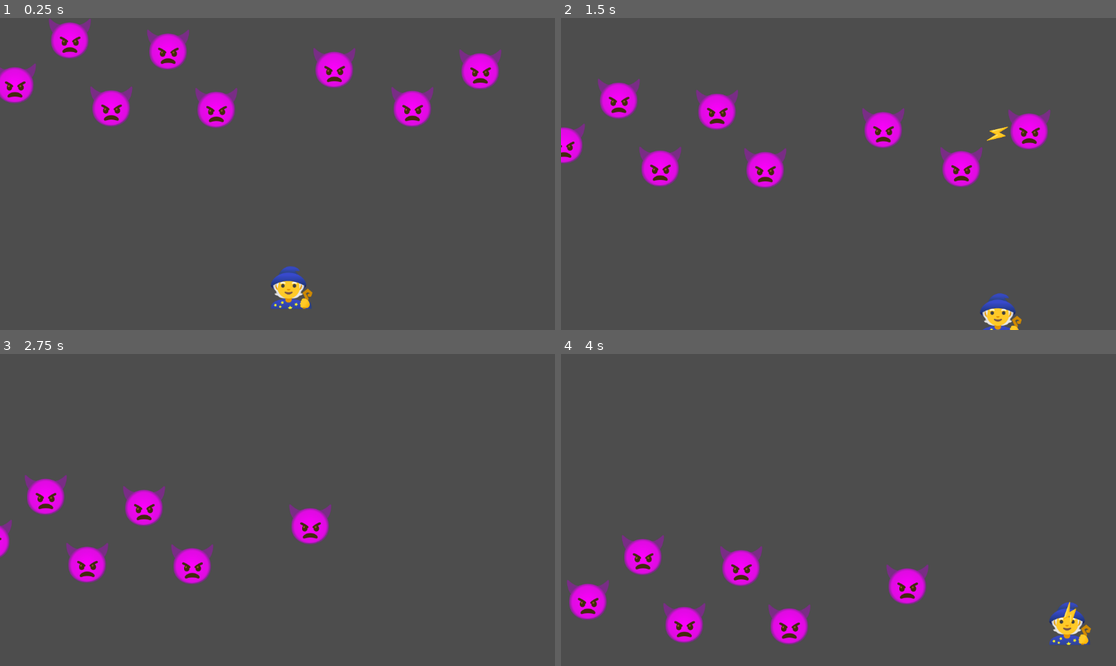
Above: before the commit, frames 1-4 (two rows, left to right).
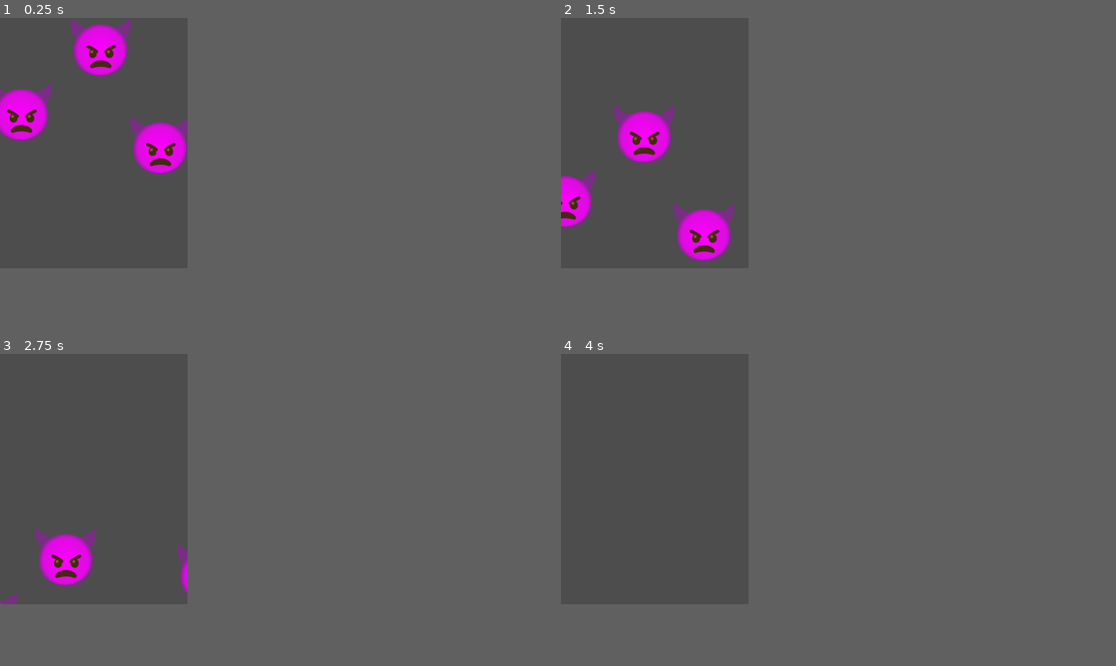
Above: after the commit, the same moments.

Repository: FellowshipOfTheGame/Shmup
Game: Godot game, scene res://Scenes/game.tscn
Same seed, same stepped clock (60 frames per second), same inputs: the game is played once before the commit and once after it.
Inputs:
- Up to frame 1 (0.25 s): no input
- Up to frame 2 (1.5 s): tap Enter (ui_accept) at 0.5, 0.77 s; hold D (right) 0.53-1.28 s; hold S (down) from 1.28 s (still down)
- Up to frame 3 (2.75 s): tap Enter (ui_accept) at 1.52 s; release S (down) at 2.03 s; hold D (right) from 2.03 s (still down)
- Up to frame 4 (4 s): release D (right) at 2.78 s; hold W (up) 2.78-3.53 s; tap Enter (ui_accept) at 3.02, 3.77 s; hold A (left) from 3.53 s (still down)
In our replay, the window is 799x449 before the commit and 270x360 after it. These sizes can differ from the game's own. Grey fills any space a smaller window leaves; there, only what the larger window draws over its background counts as a difference.

The runs differ from the first frame. In frame 1, 10% of the frame differs, in the area x 0-91%, y 0-94%; in frame 2, 9.6%; in frame 3, 4.7%; in frame 4, 5.0%.

Commit message:
Background com Parallax
Z-index e diferença de velocidade entre camadas funcionando, diferença de cor e tilemap layers ainda para ser adicionado.
Viewport alterado para 270x360 (3x4). Quando tivermos uma ideia melhor da UI e da resolução esperada, isto será revisado.

Diff:
--- /dev/null
+++ b/Scenes/background.gd
@@ -0,0 +1,6 @@
+extends ParallaxBackground
+
+@export var scroll_speed: Vector2 = Vector2(0, 50)
+
+func _process(delta):
+	scroll_offset += scroll_speed * delta
--- /dev/null
+++ b/Scenes/background.tscn
@@ -0,0 +1,53 @@
+[gd_scene load_steps=6 format=3 uid="uid://va2f6tp714k8"]
+
+[ext_resource type="Script" uid="uid://dorw0fotptiio" path="res://Scenes/background.gd" id="1_pojwb"]
+[ext_resource type="Texture2D" uid="uid://dk8dwvyc6636d" path="res://Assets/backgrounds/moon_sky.png" id="1_sn1xx"]
+[ext_resource type="Texture2D" uid="uid://c0pqk18pv6vft" path="res://Assets/backgrounds/moon_back.png" id="3_ltlj5"]
+[ext_resource type="Texture2D" uid="uid://4mwyusrflxow" path="res://Assets/backgrounds/moon_mid.png" id="4_rymcx"]
+[ext_resource type="Texture2D" uid="uid://b2kytir3agxnn" path="res://Assets/backgrounds/moon_front.png" id="5_42s4r"]
+
+[node name="Background" type="ParallaxBackground"]
+script = ExtResource("1_pojwb")
+
+[node name="Void" type="ParallaxLayer" parent="."]
+motion_scale = Vector2(0.25, 0.25)
+motion_mirroring = Vector2(0, 475)
+
+[node name="Sprite2D" type="Sprite2D" parent="Void"]
+position = Vector2(250, 0)
+rotation = 1.5708
+scale = Vector2(0.25, 0.25)
+texture = ExtResource("1_sn1xx")
+centered = false
+
+[node name="Back" type="ParallaxLayer" parent="."]
+motion_scale = Vector2(0.5, 0.5)
+motion_mirroring = Vector2(0, 950)
+
+[node name="Sprite2D" type="Sprite2D" parent="Back"]
+position = Vector2(250, 0)
+rotation = 1.5708
+scale = Vector2(0.25, 0.25)
+texture = ExtResource("3_ltlj5")
+centered = false
+
+[node name="Mid" type="ParallaxLayer" parent="."]
+motion_scale = Vector2(0.75, 0.75)
+motion_mirroring = Vector2(0, 950)
+
+[node name="Sprite2D" type="Sprite2D" parent="Mid"]
+position = Vector2(250, 0)
+rotation = 1.5708
+scale = Vector2(0.25, 0.25)
+texture = ExtResource("4_rymcx")
+centered = false
+
+[node name="Front" type="ParallaxLayer" parent="."]
+motion_mirroring = Vector2(0, 950)
+
+[node name="Sprite2D" type="Sprite2D" parent="Front"]
+position = Vector2(250, 0)
+rotation = 1.5708
+scale = Vector2(0.25, 0.25)
+texture = ExtResource("5_42s4r")
+centered = false
--- a/project.godot
+++ b/project.godot
@@ -18,6 +18,11 @@
 [autoload]
 
 Health="*res://Scripts/health.gd"
+
+[display]
+
+window/size/viewport_width=270
+window/size/viewport_height=360
 
 [dotnet]
 
Binary file added: Assets/backgrounds/moon_back.png
Not shown, added: Assets/backgrounds/moon_back.png.import
Binary file added: Assets/backgrounds/moon_earth.png
Not shown, added: Assets/backgrounds/moon_earth.png.import
Binary file added: Assets/backgrounds/moon_floor.png
Not shown, added: Assets/backgrounds/moon_floor.png.import
Binary file added: Assets/backgrounds/moon_front.png
Not shown, added: Assets/backgrounds/moon_front.png.import
Binary file added: Assets/backgrounds/moon_mid.png
Not shown, added: Assets/backgrounds/moon_mid.png.import
Binary file added: Assets/backgrounds/moon_sky.png
Not shown, added: Assets/backgrounds/moon_sky.png.import
(and 1 more such lines)
